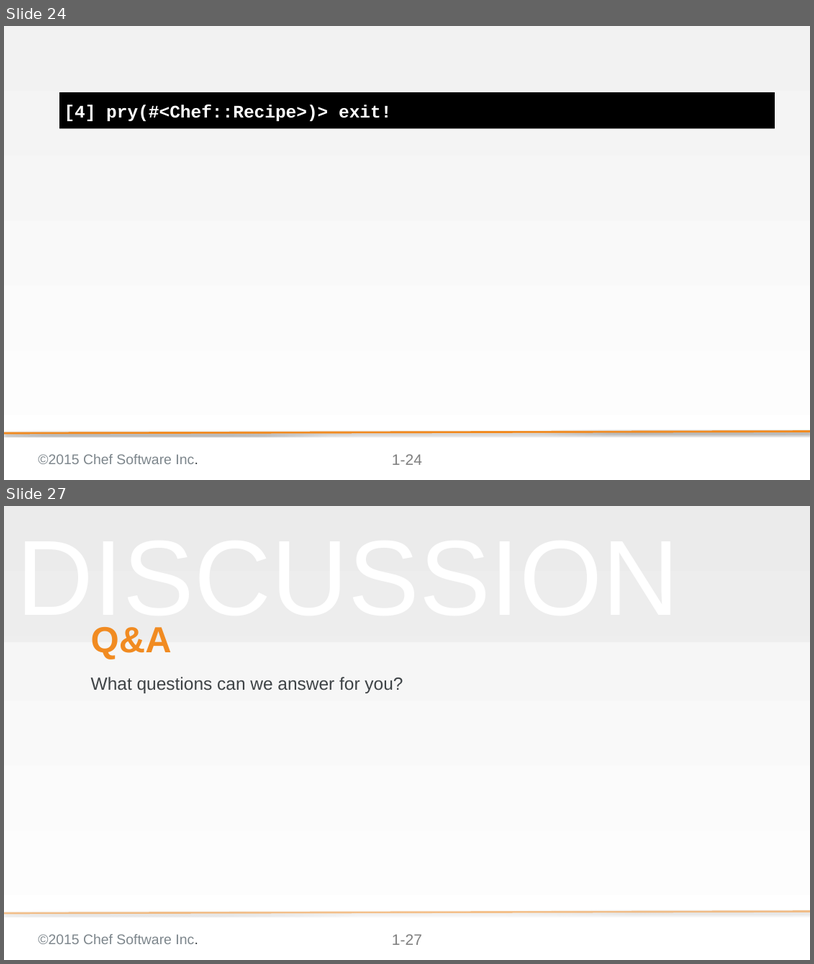
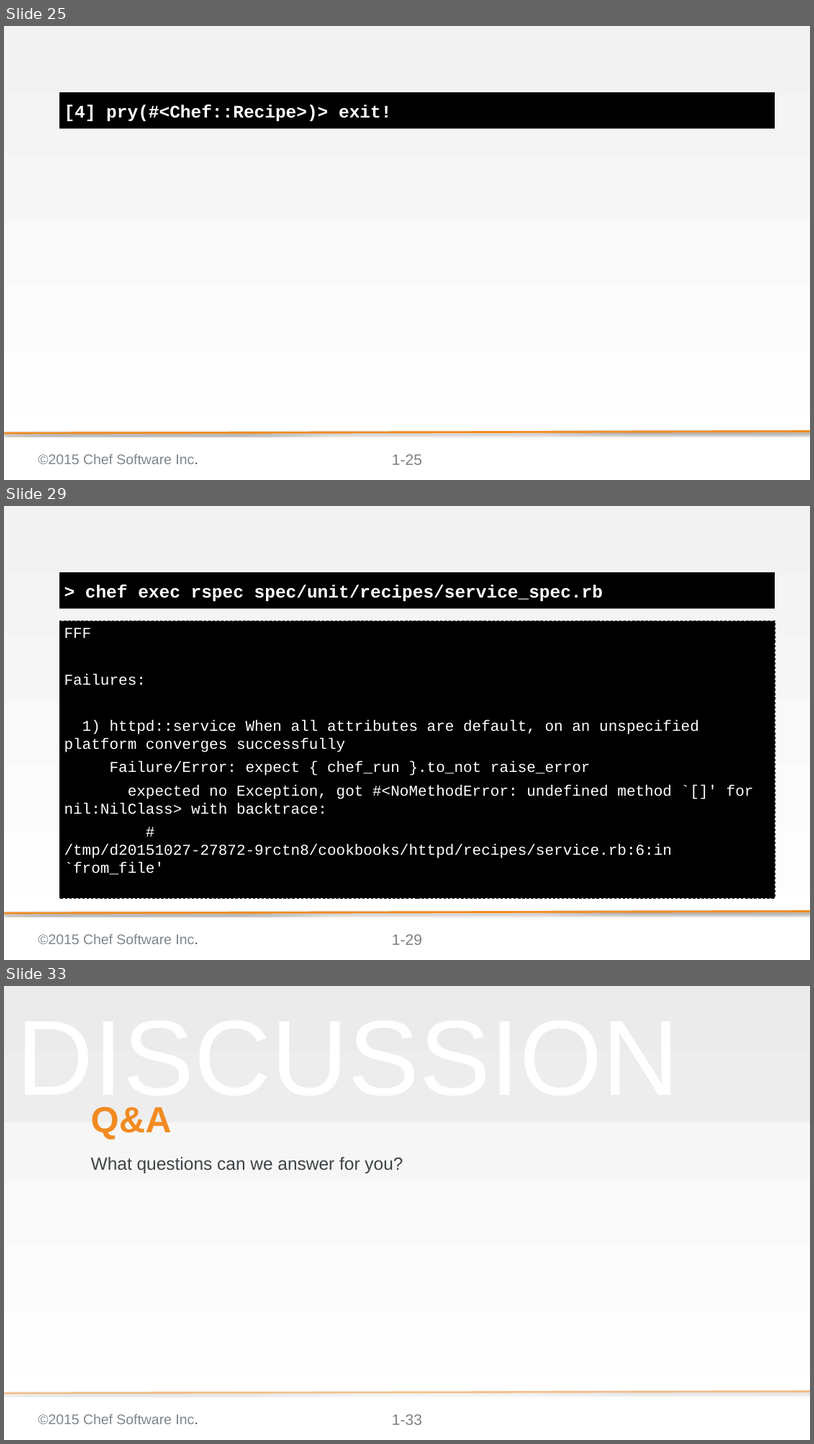
Before and after one commit to chef-training/test_driven_cookbook_development, a slide deck: 05-testing_while_refactoring_to_attributes.pptx. Shown one above the other, each under a label of ours: slides 24 and 27 before the commit, slides 25, 29 and 33 after it; the slides between them are not shown. The pictures are 814x964 and 814x1444 pixels, drawn with LibreOffice and Linux fonts; fonts in the diff are those of the drawing; background and template pictures are left out. Boxes give left, top, right and bottom in pixels: in the first picture for what was removed or moved away, otherwise in the second. Text is boxed around its words. In the diff, an @@ line names an element or a change of style, - is before the commit and + after.

Commit message:
Updated Testing While Refactoring to Attributes
* Changed the flow of the Group Exercise to be four discrete units of work. This is breaking out the execution of the tests and implementation.
* Added the missing review of the lab which walked through adding the service node attribute.

* Added an additional question in the discussion.

```diff
--- a/05-testing_while_refactoring_to_attributes.pptx
+++ b/05-testing_while_refactoring_to_attributes.pptx
@@ slide 29 added at (4,506,810,960), background gradient #F2F2F2 to #FFFFFF; not listed: 4 template elements that a slide beside it also shows @@
@@ text added at (59,572,775,608), fill #000000, 28 pt, text #FFFFFF, bold @@
+> chef exec rspec spec/unit/recipes/service_spec.rb
@@ text added at (59,620,775,898), fill #000000, outline #000000 1 pt dashed, 24 pt, text #FFFFFF @@
+FFF
+Failures:
+1) httpd::service When all attributes are default, on an unspecified platform converges successfully
+Failure/Error: expect { chef_run }.to_not raise_error
+expected no Exception, got #<NoMethodError: undefined method `[]' for nil:NilClass> with backtrace:
+# /tmp/d20151027-27872-9rctn8/cookbooks/httpd/recipes/service.rb:6:in `from_file'
@@ what was slide 24 is now slide 25 @@
@@ page number at (392,454,422,464): text changed @@
-1-24
+1-25
@@ what was slide 27 is now slide 33 @@
@@ page number at (392,1414,422,1424): text changed @@
-1-27
+1-33
```
Also in this commit, not shown: 8 slides changed, 5 other slides added.
